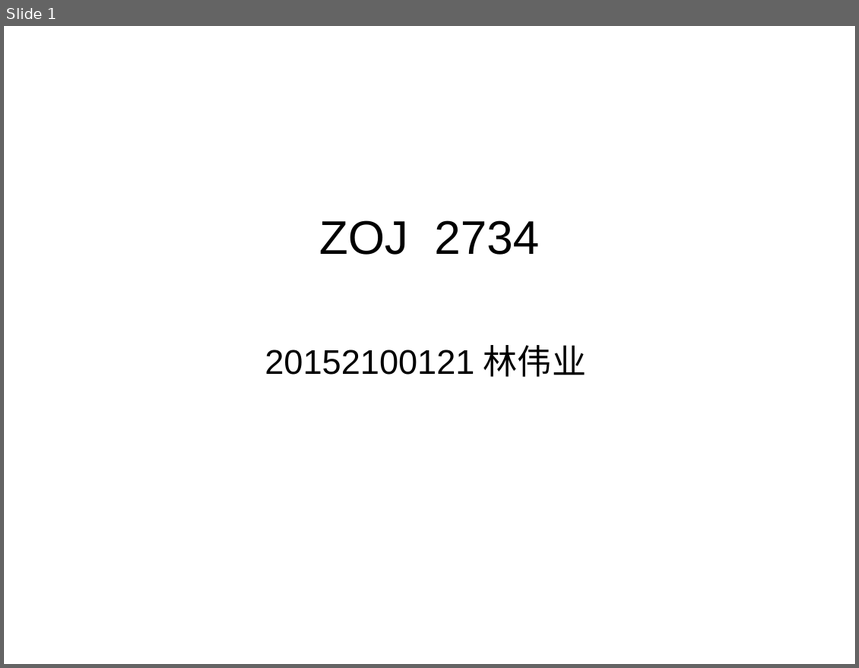
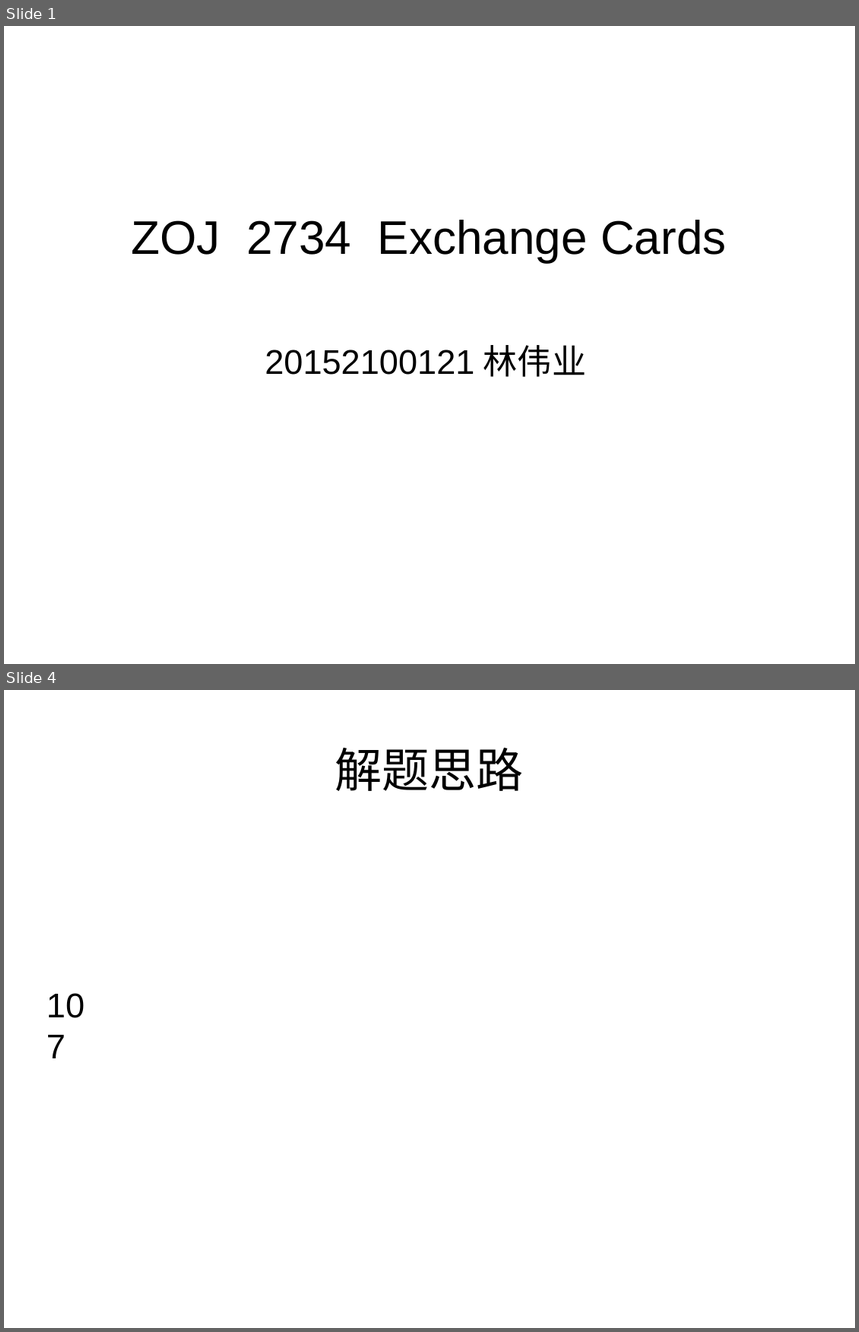
Before and after one commit to claviering/20152100000name, a slide deck: ZOJ 2734 讲解.pptx. Shown one above the other, each under a label of ours: slide 1 before the commit, slides 1 and 4 after it; the slides between them are not shown. The pictures are 859x668 and 859x1332 pixels, drawn with LibreOffice and Linux fonts; fonts in the diff are those of the drawing. Boxes give left, top, right and bottom in pixels: in the first picture for what was removed or moved away, otherwise in the second. Text is boxed around its words. In the diff, an @@ line names an element or a change of style, - is before the commit and + after.

```diff
--- a/ZOJ 2734 讲解.pptx
+++ b/ZOJ 2734 讲解.pptx
@@ slide 4 added at [4, 690, 855, 1328], background #FFFFFF @@
@@ text added at [335, 748, 524, 791], 44 pt, text #000000 @@
+解题思路
@@ text added at [47, 993, 85, 1059], 32 pt, text #000000 @@
+10
+7
@@ slide 1 changed as well @@
@@ text at [132, 220, 727, 262]: text changed @@
-ZOJ 2734
+ZOJ 2734 Exchange Cards
```
Also in this commit, not shown: 2 other slides added.
